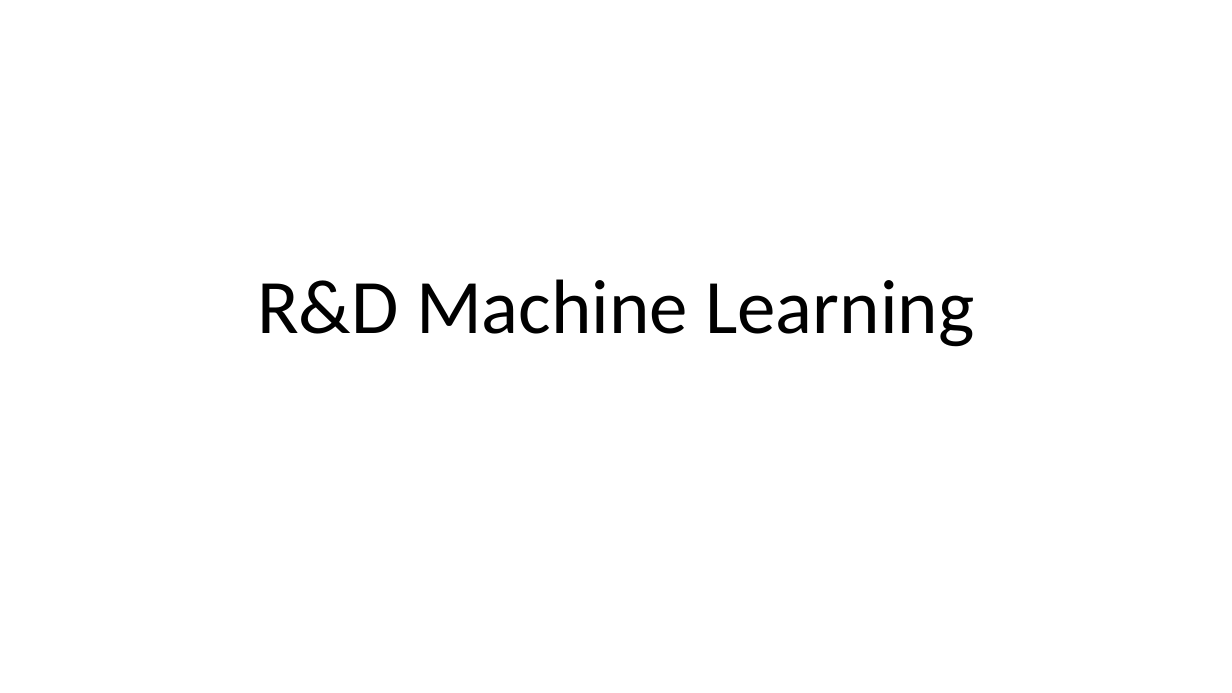
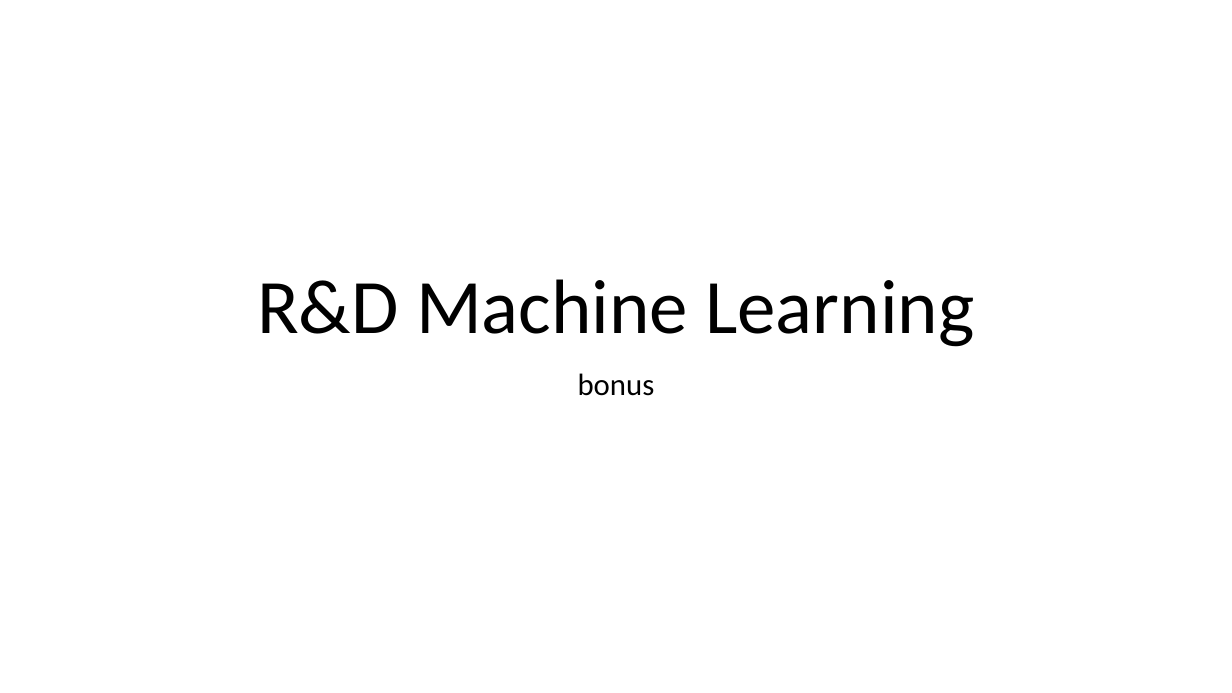
Before and after one commit to QvHub/student_alcohol_consumption, a slide deck: slide 35 of maya_khaled_quentin_alcool_et_jeunes.pptx. Drawn at 1232x693 pixels with LibreOffice and Linux fonts; fonts in the diff are those of the drawing. Boxes give left, top, right and bottom in pixels: in the first picture for what was removed or moved away, otherwise in the second. Text is boxed around its words. In the diff, an @@ line names an element or a change of style, - is before the commit and + after.

```diff
--- a/maya_khaled_quentin_alcool_et_jeunes.pptx
+++ b/maya_khaled_quentin_alcool_et_jeunes.pptx
@@ subtitle added at (578, 373, 655, 396), 24 pt, text #000000 @@
+bonus
```
Also in this commit, not shown: 16 other slides changed.
